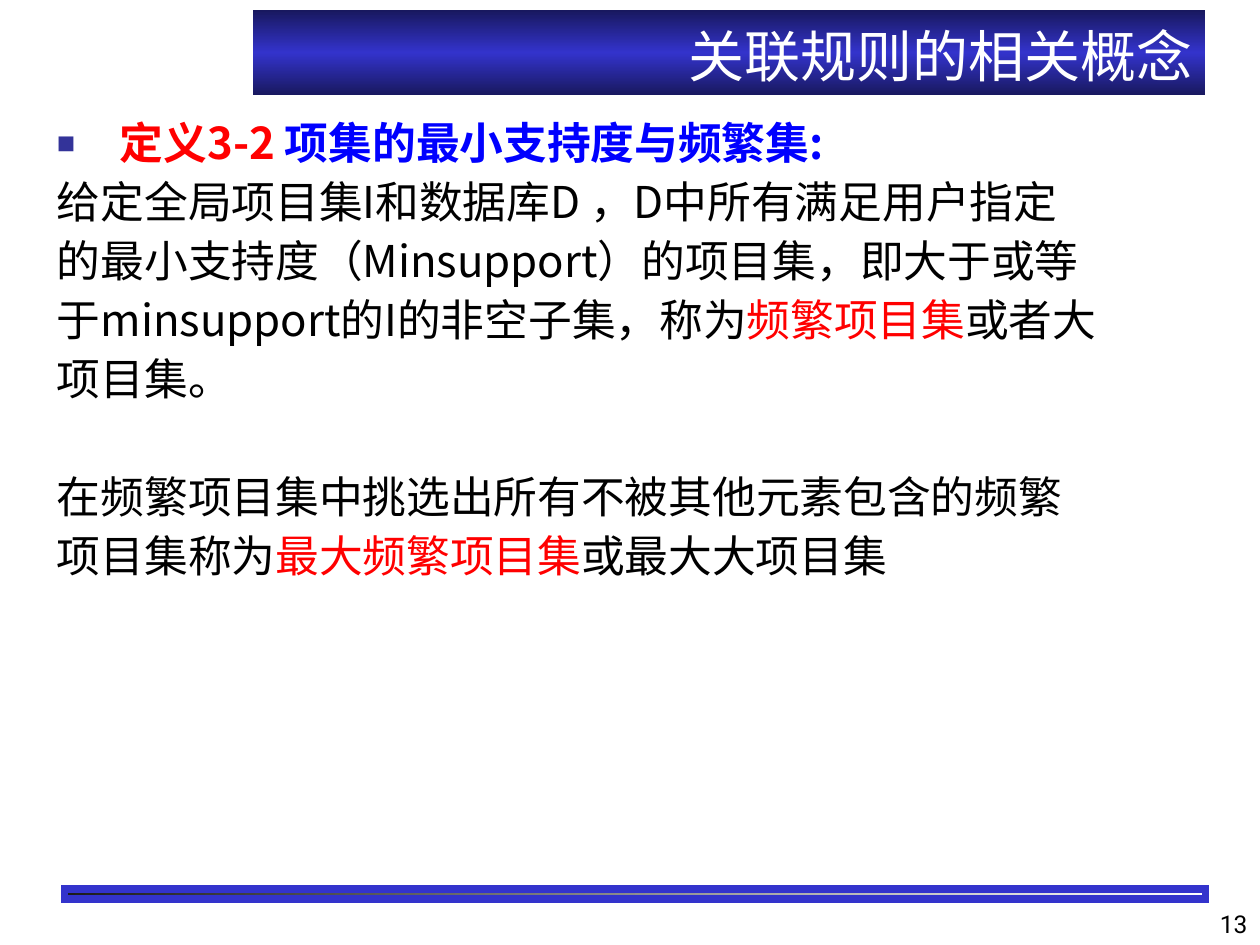
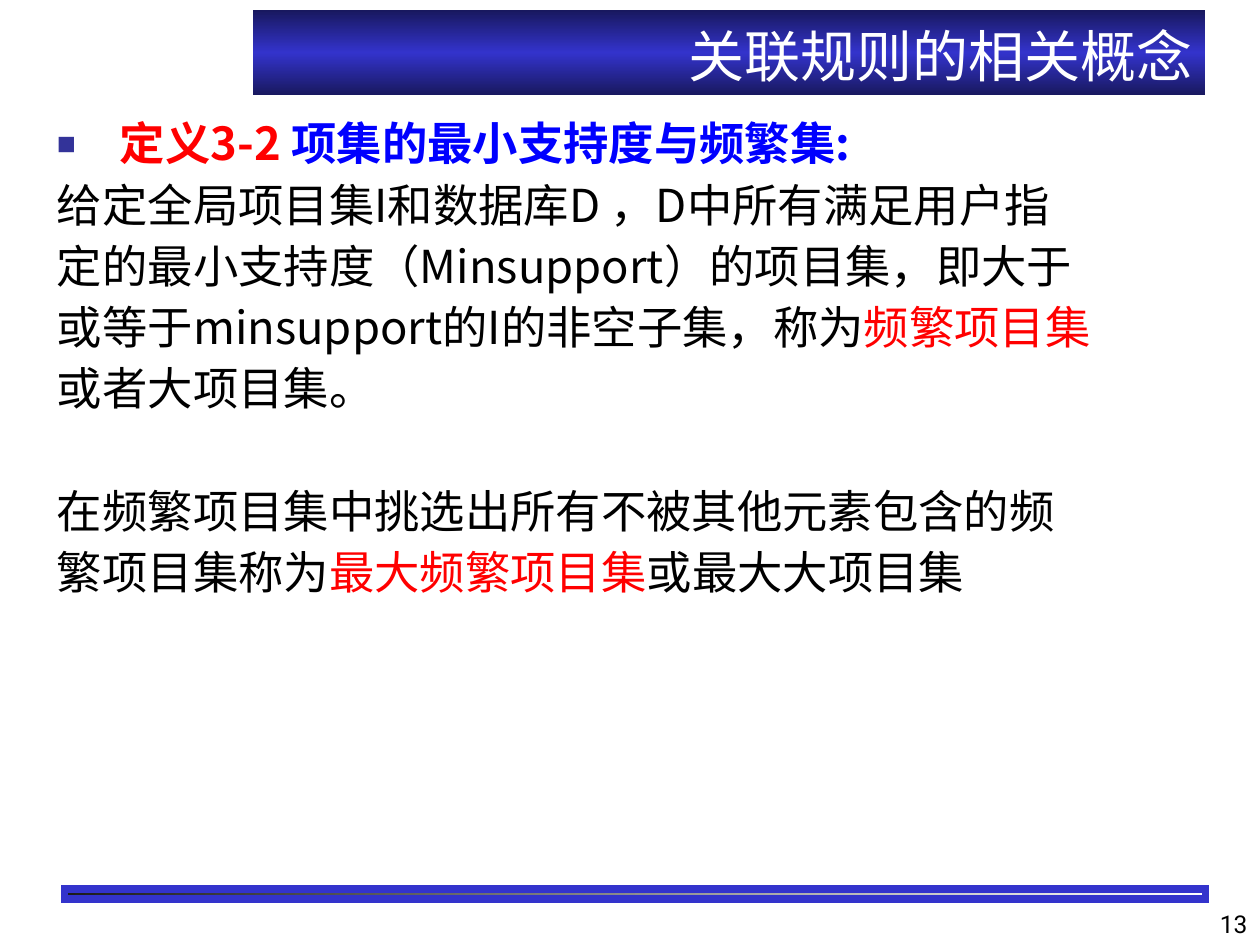
Before and after one commit to shfkuang/shfkuang.github.io, a slide deck: slide 13 of dm/ch3.1.ppt. Drawn at 1260x945 pixels with LibreOffice and Linux fonts; fonts in the diff are those of the drawing; background and template pictures are left out. Boxes give left, top, right and bottom in pixels: in the first picture for what was removed or moved away, otherwise in the second. Text is boxed around its words. In the diff, an @@ line names an element or a change of style, - is before the commit and + after.

```diff
--- a/dm/ch3.1.ppt
+++ b/dm/ch3.1.ppt
@@ text at [120, 121, 850, 164]: size 25 to 25.9 pt in "定义3-2 项集的最小支持度与频繁集:" @@
@@ text at [57, 183, 1091, 593]: text changed; size 25 to 25.9 pt @@
-给定全局项目集I和数据库D ，D中所有满足用户指定
-的最小支持度（Minsupport）的项目集，即大于或等
-于minsupport的I的非空子集，称为频繁项目集或者大
-项目集。
-在频繁项目集中挑选出所有不被其他元素包含的频繁
-项目集称为最大频繁项目集或最大大项目集
+给定全局项目集I和数据库D ，D中所有满足用户指
+定的最小支持度（Minsupport）的项目集，即大于
+或等于minsupport的I的非空子集，称为频繁项目集
+或者大项目集。
+在频繁项目集中挑选出所有不被其他元素包含的频
+繁项目集称为最大频繁项目集或最大大项目集
```
Also in this commit, not shown: 3 other slides changed, 2 slides added, 4 other files.
